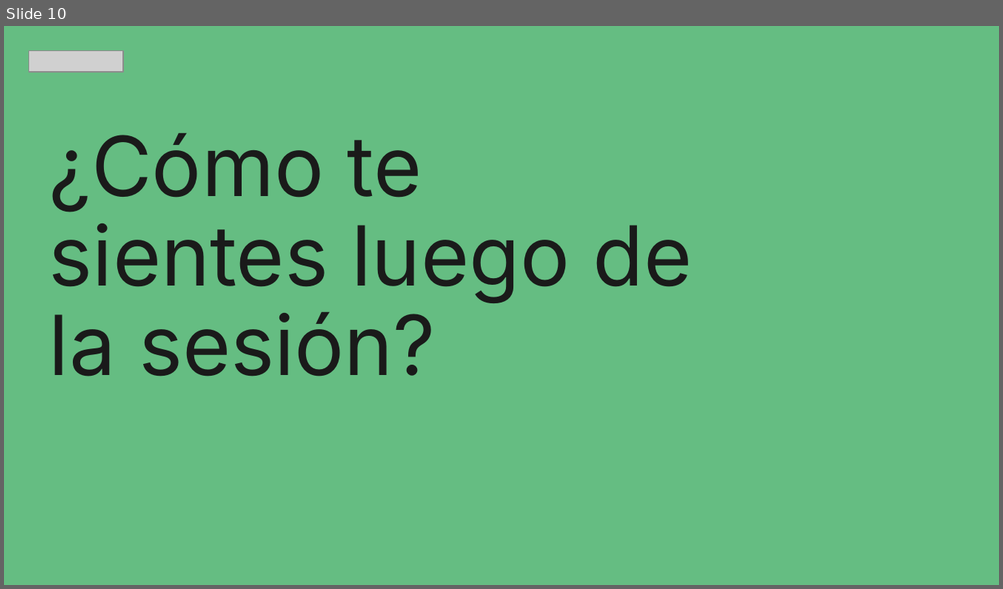
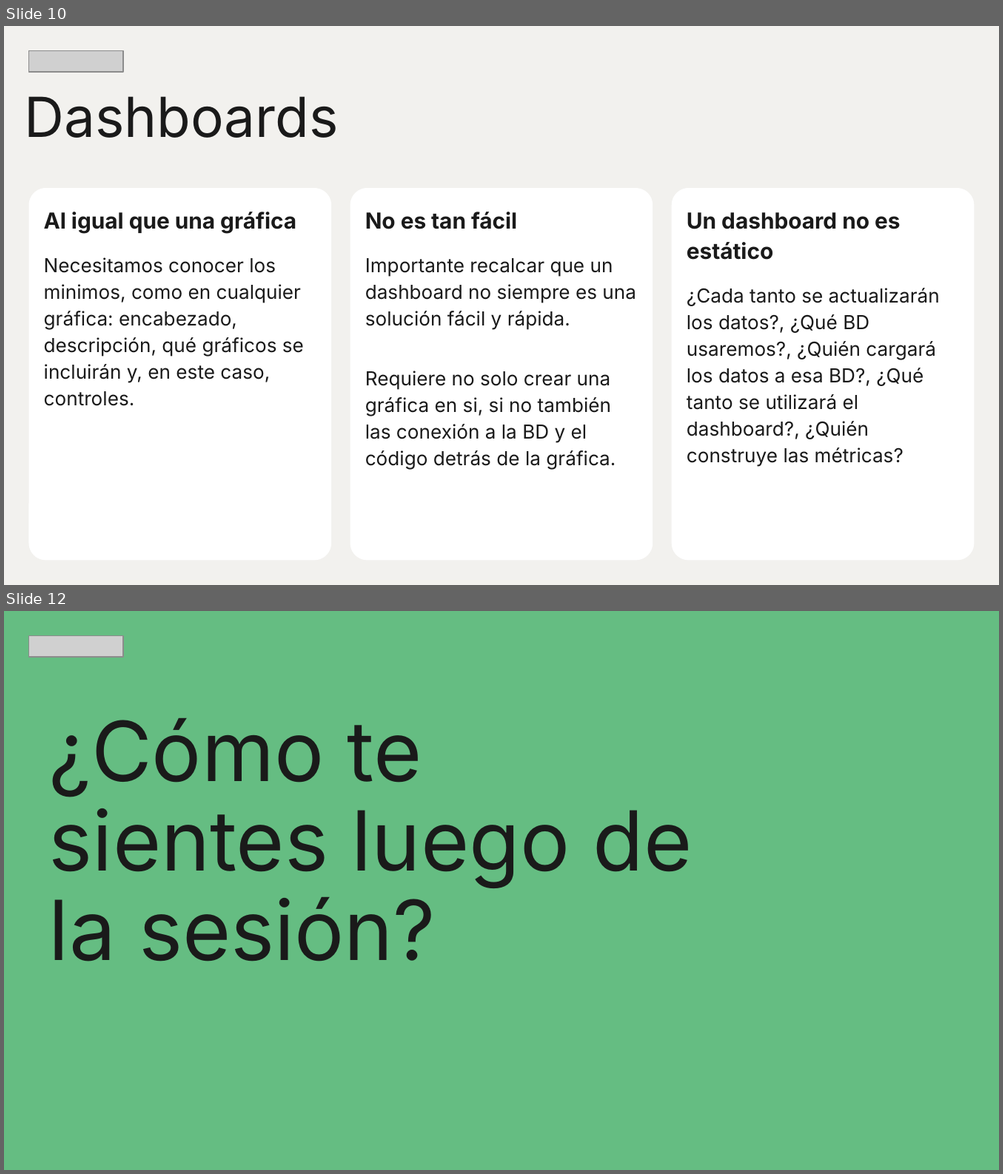
Before and after one commit to ljpiere/data_python_classes, a slide deck: DA/Webinar 25 - Sprint 12 - AutomaM1M2/Webinar_25.pptx. Shown one above the other, each under a label of ours: slide 10 before the commit, slides 10 and 12 after it; the slides between them are not shown. The pictures are 1003x589 and 1003x1174 pixels, drawn with LibreOffice and Linux fonts; fonts in the diff are those of the drawing; grey boxes stand for pictures. Boxes give left, top, right and bottom in pixels: in the first picture for what was removed or moved away, otherwise in the second. Text is boxed around its words. In the diff, an @@ line names an element or a change of style, - is before the commit and + after.

```diff
--- a/DA/Webinar 25 - Sprint 12 - AutomaM1M2/Webinar_25.pptx
+++ b/DA/Webinar 25 - Sprint 12 - AutomaM1M2/Webinar_25.pptx
@@ slide 10 added at (4, 26, 999, 585), background #F2F1EE @@
@@ picture added at (29, 51, 123, 72) @@
@@ title added at (25, 96, 338, 138), 40 pt, text #1A1A1A @@
+Dashboards
@@ rounded rectangle added at (29, 188, 331, 560), fill #FFFFFF, 14 pt, text #1A1A1A @@
+Al igual que una gráfica
+Necesitamos conocer los minimos, como en cualquier gráfica: encabezado, descripción, qué gráficos se incluirán y, en este caso, controles.
@@ rounded rectangle added at (350, 188, 652, 560), fill #FFFFFF, 14 pt, text #1A1A1A @@
+No es tan fácil
+Importante recalcar que un dashboard no siempre es una solución fácil y rápida.
+Requiere no solo crear una gráfica en si, si no también las conexión a la BD y el código detrás de la gráfica.
@@ rounded rectangle added at (671, 188, 973, 560), fill #FFFFFF, 14 pt, text #1A1A1A @@
+Un dashboard no es estático
+¿Cada tanto se actualizarán los datos?, ¿Qué BD usaremos?, ¿Quién cargará los datos a esa BD?, ¿Qué tanto se utilizará el dashboard?, ¿Quién construye las métricas?
@@ what was slide 10 is now slide 12 @@
```
Also in this commit, not shown: 5 slides changed, 1 other slide added.
